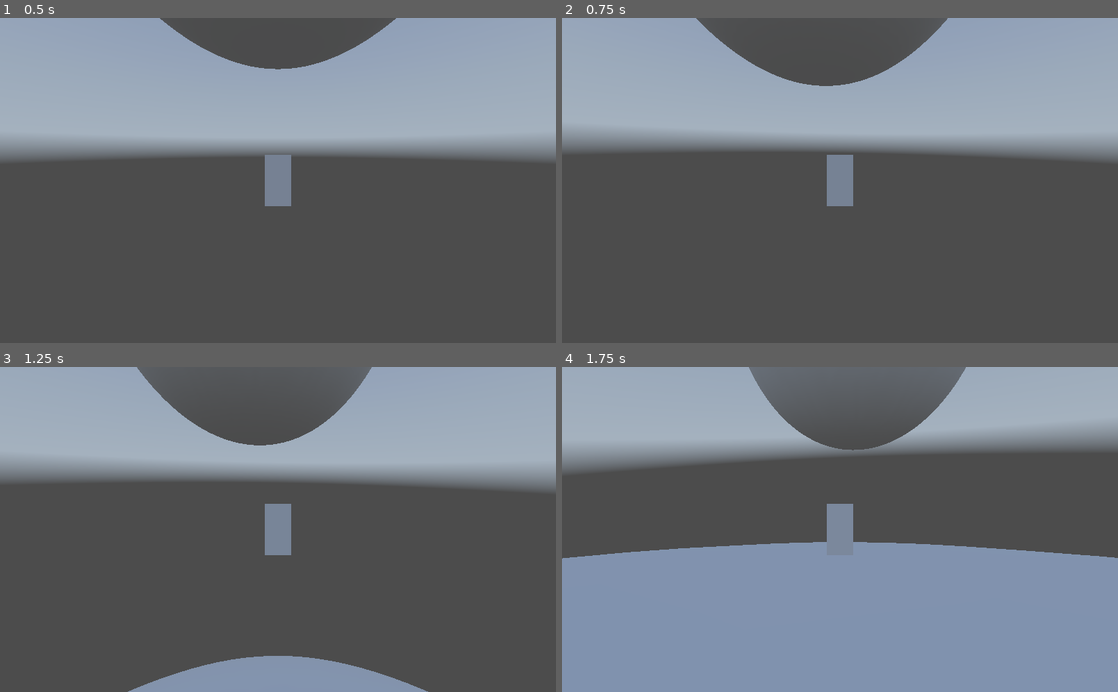
Above: before the commit, frames 1-4 (two rows, left to right).
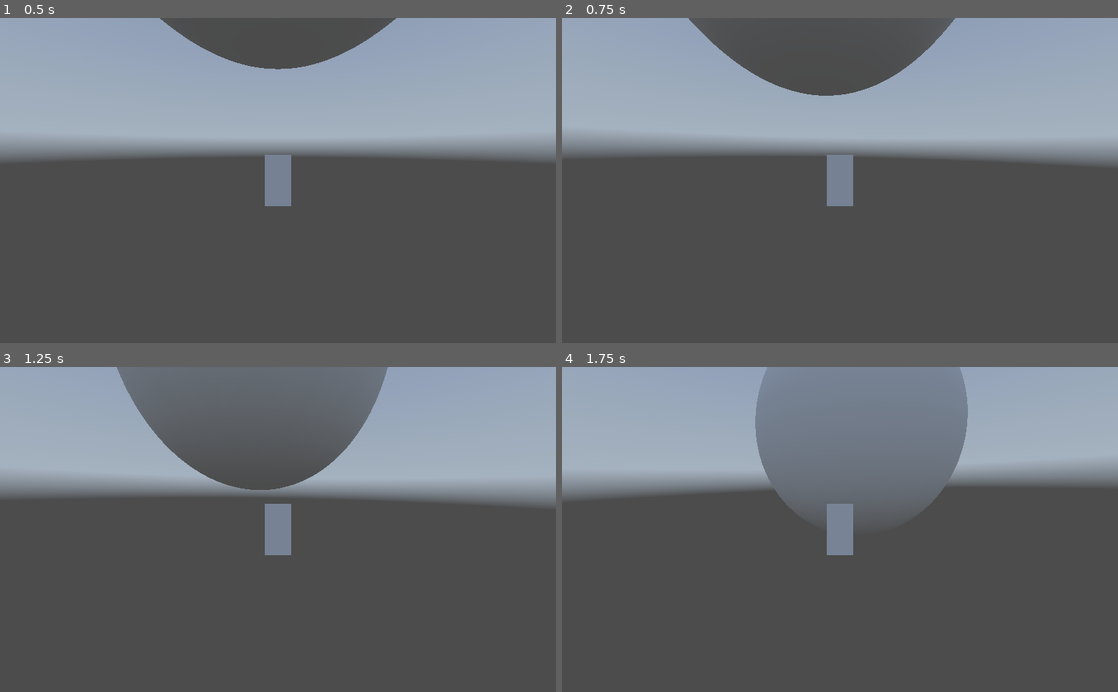
Above: after the commit, the same moments.

Repository: Alkamist/SpaceGameGodot
Game: Godot game, scene res://TestScene.tscn
Two runs of this game, one before a commit and one after it. Both use one fixed random seed, a clock stepped at 60 frames per second and the inputs below. A sky picture missing from this copy of the repository is replaced by a grey-blue gradient.
Inputs (mouse positions are in pixels of both pictures, inside the frame that each line leads up to):
- Up to frame 1 (0.5 s): no input
- Up to frame 2 (0.75 s): move the mouse to (867, 180) at 0.52 s; hold W (move_forward) from 0.53 s (still down); hold Space (jump) from 0.53 s (still down)
- Up to frame 3 (1.25 s): keep holding W (move_forward); keep holding Space (jump)
- Up to frame 4 (1.75 s): keep holding W (move_forward); move the mouse to (812, 529) at 1.27 s; release Space (jump) at 1.28 s; tap Space (jump) at 1.35, 1.52 s

Frame 1 is identical in both runs. In frame 2, 2.9% of the frame differs, in the area x 0-100%, y 0-46%; in frame 3, 19%; in frame 4, 68%, in the area x 0-100%, y 0-100%.

Commit message:
Added a jetpack and different aerial movement.

Diff:
--- a/CharacterController.gd
+++ b/CharacterController.gd
@@ -6,9 +6,14 @@
 export(NodePath) var gravity_tween_path
 export(NodePath) var head_path
 export(float) var mouse_sensitivity = 1.0
-export(float) var movement_speed := 50.0
-export(float) var movement_acceleration := 1000.0
-export(float) var movement_traction := 1000.0
+export(float) var ground_speed := 50.0
+export(float) var ground_acceleration := 1000.0
+export(float) var ground_traction := 1000.0
+export(float) var air_speed := 25.0
+export(float) var air_acceleration := 80.0
+export(float) var air_traction := 80.0
+export(float) var jetpack_speed := 100.0
+export(float) var jetpack_acceleration := 200.0
 export(float) var jump_strength := 50.0
 
 onready var gravity_list: GravityList = get_node(gravity_list_path)
@@ -18,6 +23,8 @@
 var is_on_ground := false
 var closest_gravity_source: GravitySource
 var bound_gravity_source: GravitySource
+var gravity_normal: Vector3
+var up_normal: Vector3
 var forward_movement := 0.0
 var strafe_movement := 0.0
 var gravity_rotation_weight := 1.0
@@ -25,10 +32,11 @@
 var move_recursions := 0
 
 
-func velocity_movement_addition(target: Vector3, weight: float) -> Vector3:
-    var movement_plane: Plane = Plane(orientation.transform.basis.y.normalized(), 0.0)
+func horizontal_velocity_movement_addition(target: Vector3, weight: float) -> Vector3:
+    var movement_plane: Plane = Plane(up_normal, 0.0)
+    var target_in_movement_plane: Vector3 = movement_plane.project(target)
     var velocity_in_movement_plane: Vector3 = movement_plane.project(velocity)
-    return velocity_in_movement_plane.move_toward(target, weight) - velocity_in_movement_plane
+    return velocity_in_movement_plane.move_toward(target_in_movement_plane, weight) - velocity_in_movement_plane
 
 
 func initiate_orientation_to_new_gravity_source() -> void:
@@ -66,11 +74,11 @@
         bound_gravity_source = null
 
 
-func handle_gravity_rotation(gravity_normal: Vector3) -> void:
+func handle_gravity_rotation() -> void:
     var orientation_basis: Basis = orientation.transform.basis
-    var angle_to_up: float = orientation_basis.y.angle_to(-gravity_normal)
+    var angle_to_up: float = orientation_basis.y.angle_to(up_normal)
     if angle_to_up > 0.0:
-        var rotation_axis: Vector3 = orientation_basis.y.cross(-gravity_normal).normalized()
+        var rotation_axis: Vector3 = orientation_basis.y.cross(up_normal).normalized()
         var target_transform: Transform = orientation.transform.rotated(rotation_axis, angle_to_up)
         orientation.transform = orientation.transform.interpolate_with(target_transform, gravity_rotation_weight)
 
@@ -89,19 +97,33 @@
         head.rotation_degrees = rotation
 
 
-func handle_horizontal_movement(delta: float) -> void:
+func handle_grounded_horizontal_movement(delta: float) -> void:
     if forward_movement != 0.0 or strafe_movement != 0.0:
         var forward: Vector3 = -orientation.transform.basis.z.normalized()
         var sideways: Vector3 = orientation.transform.basis.x.normalized()
         var movement_direction: Vector3 = (forward * forward_movement + sideways * strafe_movement).normalized()
-        velocity += velocity_movement_addition(movement_direction * movement_speed, movement_acceleration * delta)
+        velocity += horizontal_velocity_movement_addition(movement_direction * ground_speed, ground_acceleration * delta)
     else:
-        velocity += velocity_movement_addition(Vector3.ZERO, movement_traction * delta)
+        velocity += horizontal_velocity_movement_addition(Vector3.ZERO, ground_traction * delta)
+
+
+func handle_aerial_horizontal_movement(delta: float) -> void:
+    if forward_movement != 0.0 or strafe_movement != 0.0:
+        var forward: Vector3 = -orientation.transform.basis.z.normalized()
+        var sideways: Vector3 = orientation.transform.basis.x.normalized()
+        var movement_direction: Vector3 = (forward * forward_movement + sideways * strafe_movement).normalized()
+        velocity += horizontal_velocity_movement_addition(movement_direction * air_speed, air_acceleration * delta)
+    else:
+        velocity += horizontal_velocity_movement_addition(Vector3.ZERO, air_traction * delta)
+
+
+func handle_jetpack_movement(delta: float) -> void:
+    var upward_velocity: Vector3 = up_normal * velocity.dot(up_normal)
+    velocity += upward_velocity.move_toward(up_normal * jetpack_speed, jetpack_acceleration * delta) - upward_velocity
 
 
 func check_if_on_ground(tolerance_distance: float) -> void:
-    var down_normal: Vector3 = vector_to_gravity_source(bound_gravity_source).normalized()
-    var collision: KinematicCollision = move_and_collide(down_normal * tolerance_distance, true, true, true)
+    var collision: KinematicCollision = move_and_collide(gravity_normal * tolerance_distance, true, true, true)
     is_on_ground = collision != null
 
 
@@ -143,16 +165,23 @@
         update_gravity_source()
 
     if bound_gravity_source:
-        var gravity_normal: Vector3 = vector_to_gravity_source(bound_gravity_source).normalized()
-        handle_gravity_rotation(gravity_normal)
+        gravity_normal = vector_to_gravity_source(bound_gravity_source).normalized()
+        up_normal = -gravity_normal
+        handle_gravity_rotation()
 
     check_if_on_ground(0.2)
 
     if is_on_ground:
         if Input.is_action_just_pressed("jump"):
-            velocity += -vector_to_gravity_source(bound_gravity_source).normalized() * jump_strength
+            velocity += up_normal * jump_strength
 
-    handle_horizontal_movement(delta)
+        handle_grounded_horizontal_movement(delta)
+
+    else:
+        if Input.is_action_pressed("jump"):
+            handle_jetpack_movement(delta)
+
+        handle_aerial_horizontal_movement(delta)
 
     move(velocity * delta)
 
--- a/TestScene.tscn
+++ b/TestScene.tscn
@@ -33,6 +33,7 @@
 
 [node name="Body" type="KinematicBody" parent="GravityList/Planet1"]
 script = ExtResource( 5 )
+orientation_path = NodePath("Orientation")
 initial_velocity = Vector3( 0, 0, 150 )
 gravity_strength = 80.0
 
@@ -53,6 +54,7 @@
 
 [node name="Body" type="KinematicBody" parent="GravityList/Planet2"]
 script = ExtResource( 5 )
+orientation_path = NodePath("Orientation")
 initial_velocity = Vector3( 0, 0, -150 )
 gravity_strength = 80.0
 
